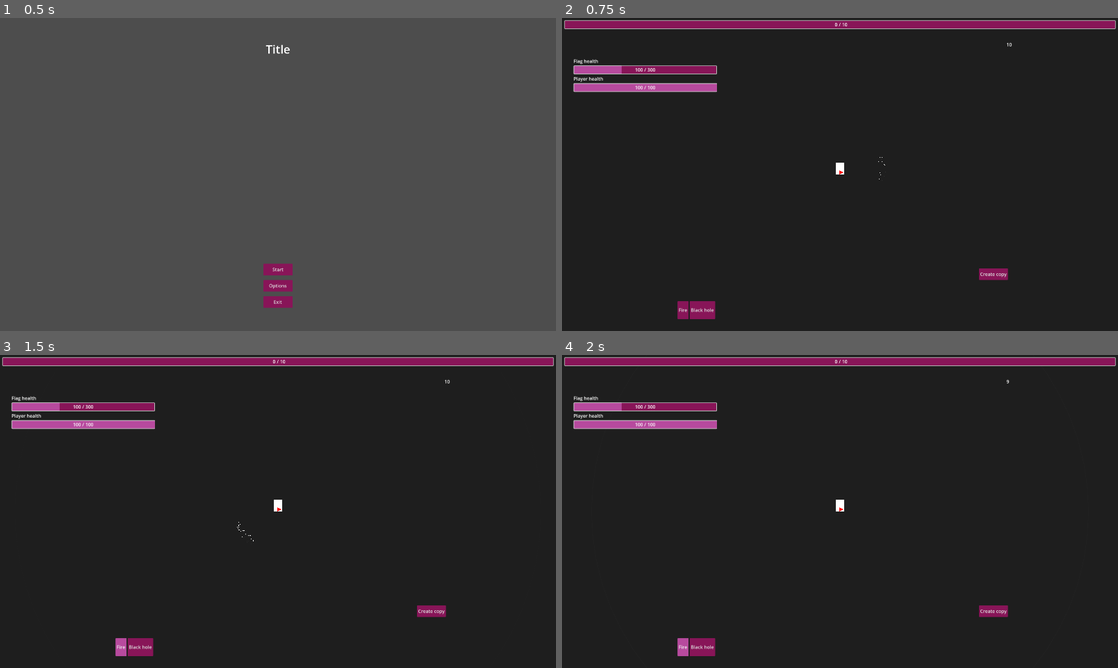
Above: before the commit, frames 1-4 (two rows, left to right).
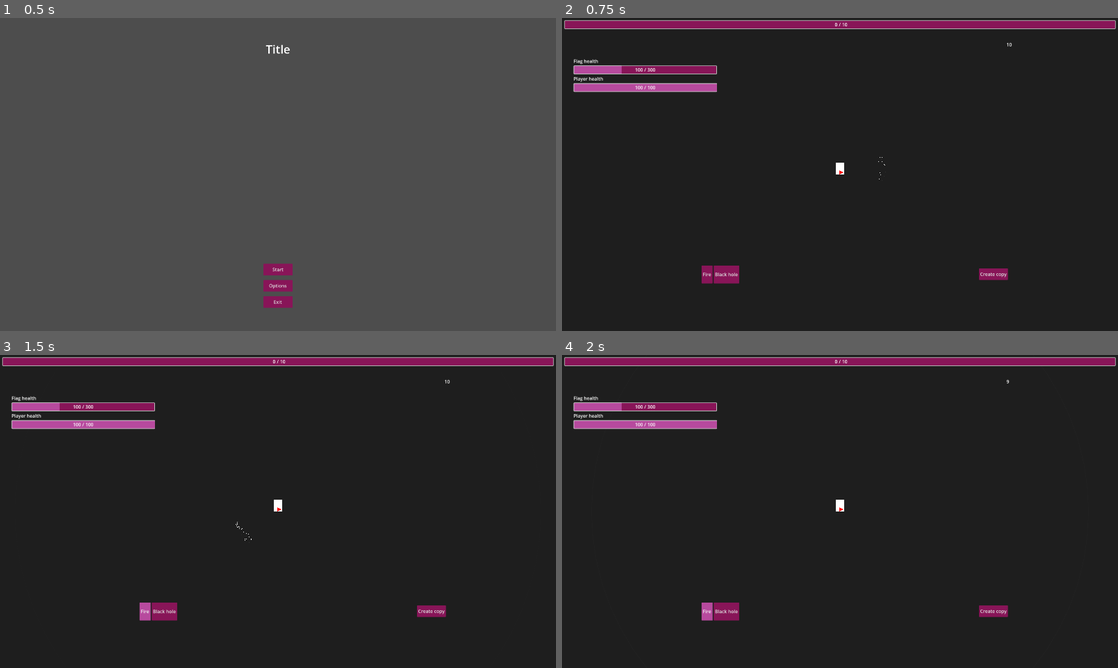
Above: after the commit, the same moments.

Repository: duckenclaw/gmtk2025
Game: Godot game, scene res://src/main_menu.tscn
Two runs of this game, one before a commit and one after it. Both use one fixed random seed, a clock stepped at 60 frames per second and the inputs below.
Inputs:
- Up to frame 1 (0.5 s): no input
- Up to frame 2 (0.75 s): click "Start" at 0.5 s
- Up to frame 3 (1.5 s): click "Fire" at 1.25 s
- Up to frame 4 (2 s): no input

Frame 1 is identical in both runs. In frame 2, 0.8% of the frame differs, in the area x 20-32%, y 79-97%; in frame 3, 0.8%, in the area x 20-46%, y 53-97%; in frame 4, 0.8%.

Commit message:
minor changes

Diff:
--- a/src/game/recorder_area.gd
+++ b/src/game/recorder_area.gd
@@ -36,7 +36,7 @@
 
 		remove_path(record.id)
 		display_path(record.position_history, Color.BLUE, record.id)
-		print("Created player copy: " + record.id)
+		print("Created player copy: " + record.id + " action " + str(record.selected_action_index))
 
 func on_loop_progress(_value: float, seconds: float):
 	for id in copies.keys():
--- a/src/game/state.gd
+++ b/src/game/state.gd
@@ -8,19 +8,21 @@
 signal loop_restarted
 signal loop_progress(value: float, seconds: float) # 0 to 1
 
+# LOOP
 var loop_index: int = 0
 var loop_progress_sec: float = 0.0
 var loop_value: float = 0.0 # 0 to 1
 
-var player_max_health: float = 100.0
+# FLAG
 var flag_max_health: float = 300.0
+var flag_regen: float = 20.0
 
+# COPIES
 var max_copies: int = 5
 var current_copies: int = 0
 var all_time_copies: int = 0
 
-var player_is_home: bool = false
-
+# TODO: finish this!!
 var fire_available: bool = true
 var black_hole_available: bool = false
 
--- a/src/map/flag.gd
+++ b/src/map/flag.gd
@@ -13,6 +13,9 @@
 func _on_invincibility_timer_timeout():
 	#print("flag not invincible")
 	is_invincible = false
+
+func _process(delta: float) -> void:
+	current_health += State.flag_regen * delta
 
 func take_damage(incoming_damage: float):
 	if is_invincible:
--- a/src/ui/game_ui.gd
+++ b/src/ui/game_ui.gd
@@ -14,12 +14,12 @@
 
 
 func _ready() -> void:
-	player_progress_bar.value = State.player_max_health
+	player_progress_bar.value = State.player_config.max_health
 	flag_progress_bar.value = State.flag_max_health
 
 
 func _process(_delta: float) -> void:
-	player_progress_bar.max_value = State.player_max_health
+	player_progress_bar.max_value = State.player_config.max_health
 	flag_progress_bar.max_value = State.flag_max_health
 
 	time_label.text = str(int(State.LOOP_TIME - State.loop_progress_sec + 1))
--- a/src/ui/game_ui.tscn
+++ b/src/ui/game_ui.tscn
@@ -40,10 +40,10 @@
 anchor_top = 1.0
 anchor_right = 1.0
 anchor_bottom = 1.0
-offset_left = 399.0
-offset_top = -103.0
-offset_right = -380.0
-offset_bottom = -41.0
+offset_left = 482.0
+offset_top = -226.0
+offset_right = -297.0
+offset_bottom = -164.0
 grow_horizontal = 2
 grow_vertical = 0
 
@@ -57,8 +57,10 @@
 text = "Black hole"
 
 [node name="Copies" type="HBoxContainer" parent="."]
-offset_right = 40.0
-offset_bottom = 40.0
+offset_left = 466.0
+offset_top = 986.0
+offset_right = 506.0
+offset_bottom = 1026.0
 
 [node name="CreateCopyButton" type="Button" parent="."]
 offset_left = 1440.0
